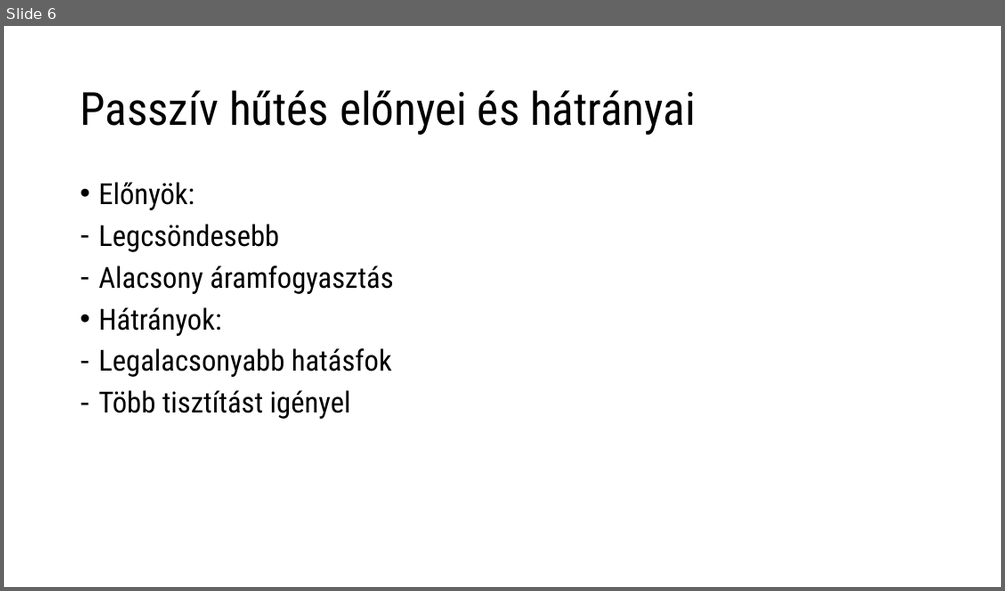
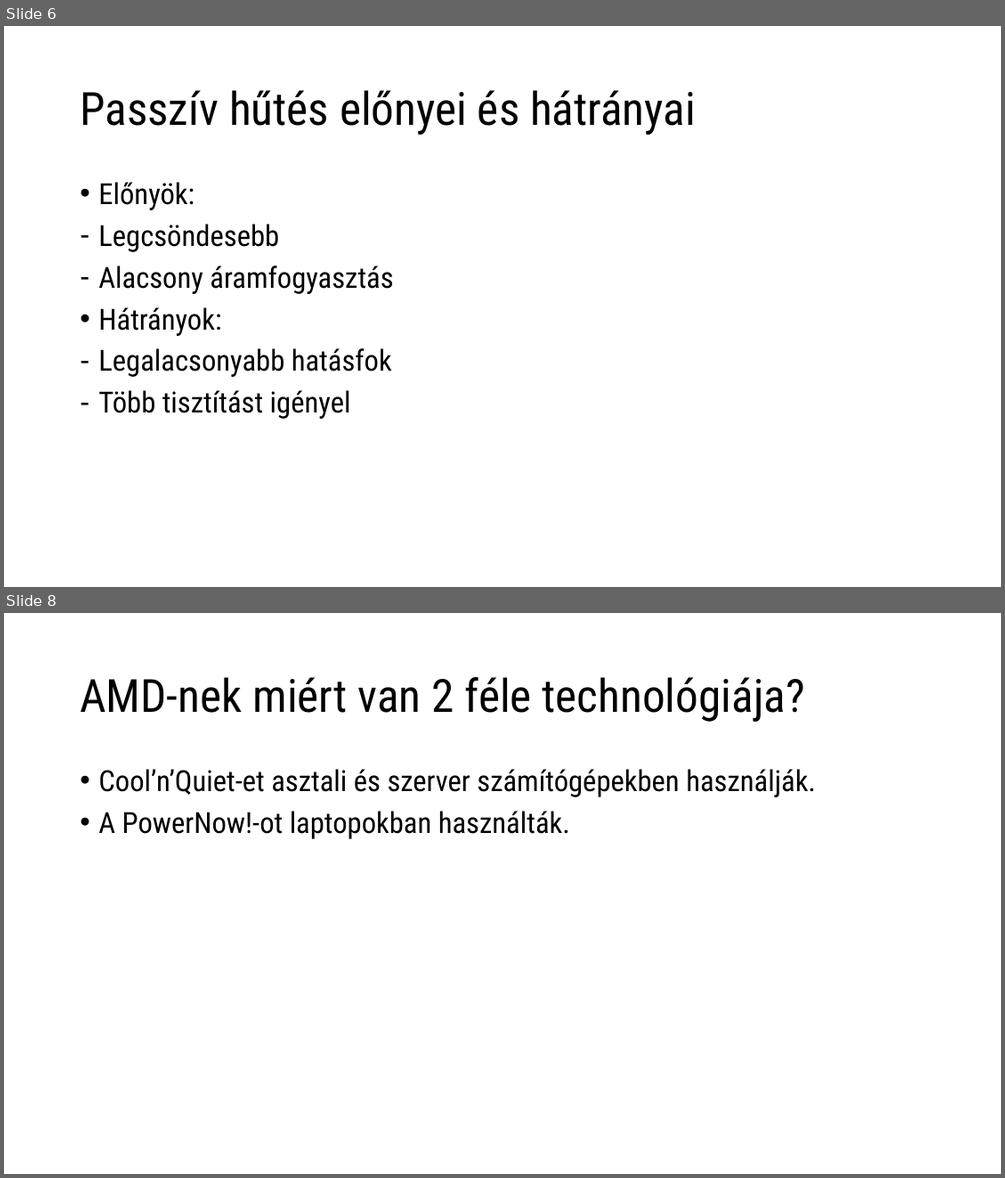
Before and after one commit to verbence/ppt-2022, a slide deck: cpuhutes.pptx. Shown one above the other, each under a label of ours: slide 6 before the commit, slides 6 and 8 after it; the slides between them are not shown. The pictures are 1005x591 and 1005x1178 pixels, drawn with LibreOffice and Linux fonts; fonts in the diff are those of the drawing. Boxes give left, top, right and bottom in pixels: in the first picture for what was removed or moved away, otherwise in the second. Text is boxed around its words. In the diff, an @@ line names an element or a change of style, - is before the commit and + after.

```diff
--- a/cpuhutes.pptx
+++ b/cpuhutes.pptx
@@ slide 8 added at (x1=4, y1=613, x2=1001, y2=1174), background #FFFFFF @@
@@ title added at (x1=80, y1=677, x2=805, y2=722), 44 pt, text #000000 @@
+AMD-nek miért van 2 féle technológiája?
@@ text added at (x1=98, y1=769, x2=816, y2=839), 28 pt, text #000000 @@
+• Cool’n’Quiet-et asztali és szerver számítógépekben használják.
+• A PowerNow!-ot laptopokban használták.
```
Also in this commit, not shown: 3 slides changed, 3 other slides added, 3 slides removed.
